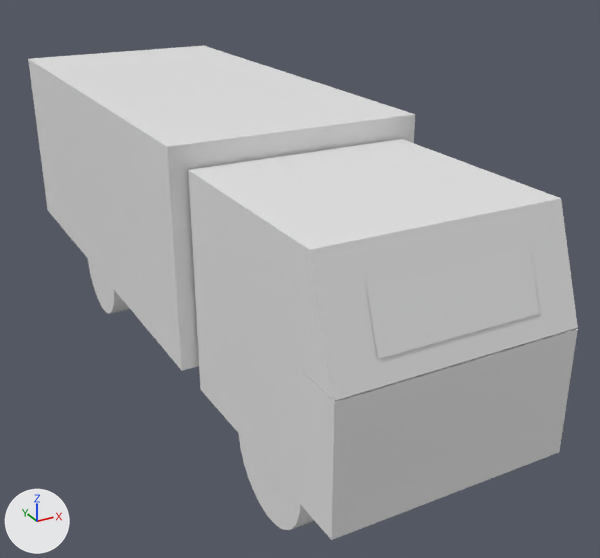
Before and after pictures for a commit that changed the COLLADA model art/meshes/structural/APC.dae.
The view is the same before and after, from a camera (50 mm lens) standing at (-8.77, -18.62, 11.65) and looking at (1.1, -0.67, 2.67). The lights are fixed; the arrows at lower left show +X, +Y and +Z.

The first picture shows 'APC'.
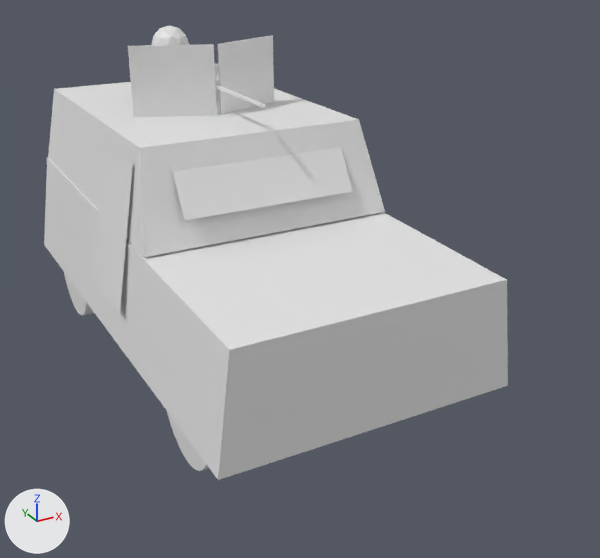
What differs and where, as boxes (x1, y1, x2, y2) in the pictures (600 x 558 px):
'APC', reshaped (16% narrower, 8% shorter): before (28, 46, 578, 540); after (44, 26, 508, 480)
part 1 of me_apc, added: after (167, 412, 209, 471)
part 2 of me_apc, added: after (64, 272, 94, 315)
part 3 of me_apc, added: after (215, 84, 267, 108)
part 4 of me_apc, added: after (215, 63, 219, 78)
part 5 of me_apc, rebuilt (13% narrower, 46% shorter): before (28, 46, 415, 370); after (48, 82, 385, 257)
part 6 of me_apc, deleted: before (88, 139, 578, 540)
part 7 of me_apc, added: after (44, 26, 508, 480)

The change in detail:
me_apc is used by ob_apc; location (0.0, 0.0, 0.0).
me_apc had 292 vertices, 157 faces and spanned x -3.1..3.1, y -8.7..10.2, z -0.1..7.3.
me_apc now has 500 vertices, 507 faces and spans x -3.7..3.8, y -6.1..8.5, z -0.1..8.7.
me_apc part 1: a new loose piece, a 32-sided cylinder along x spanning x -3.4..-1.4, y -4.7..-1.9, z 0.0..2.8.
me_apc part 2: a new loose piece, a 32-sided cylinder along x spanning x -3.4..-1.4, y 4.6..7.4, z -0.1..2.8.
me_apc part 3: a new loose piece, a box spanning x -0.035..0.035, y -0.97..3.543, z 7.436..7.507.
me_apc part 4: a new loose piece, a box spanning x -1.0..1.0, y 3.37..3.56, z 7.32..7.77.
me_apc part 5: the loose piece of 8 vertices spanning x -3.1..3.1, y -2.7..10.2, z 2.0..7.3 is rebuilt with 8 vertices and now spans x -3.3..3.3, y -1.3..7.9, z 4.4..6.7.
me_apc part 6: 8 loose pieces with 220 vertices, spanning x -2.7..2.7, y -8.7..7.1, z -0.1..6.8, are deleted.
Part 7, on me_apc:
162 vertices are added at x -3.7..3.8, y -6.1..8.5, z 1.4..8.7.
261 new faces join them.
